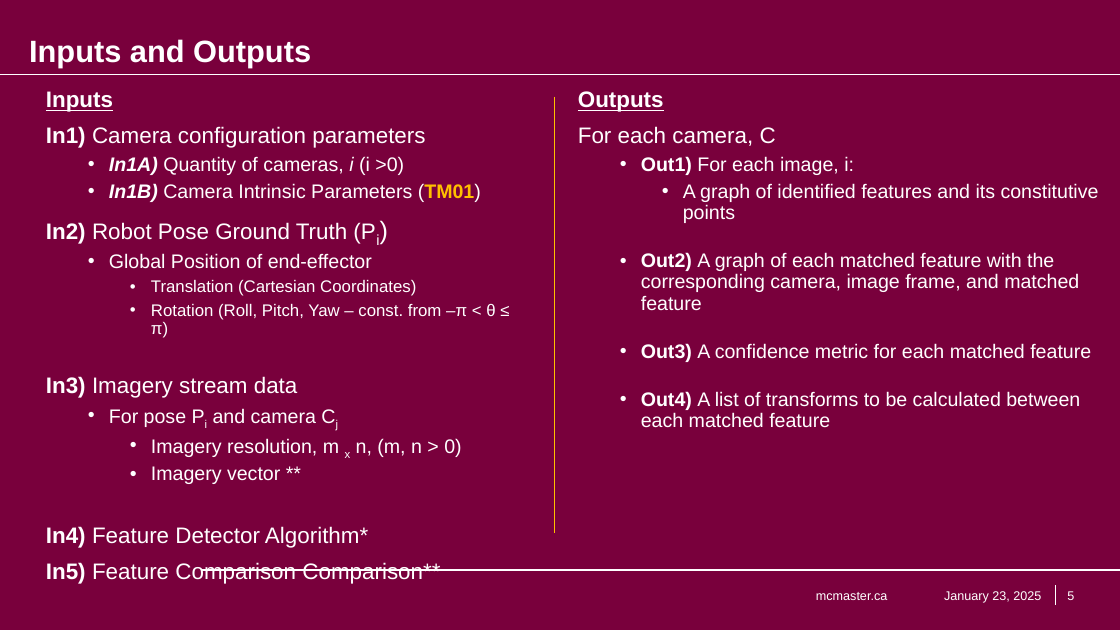
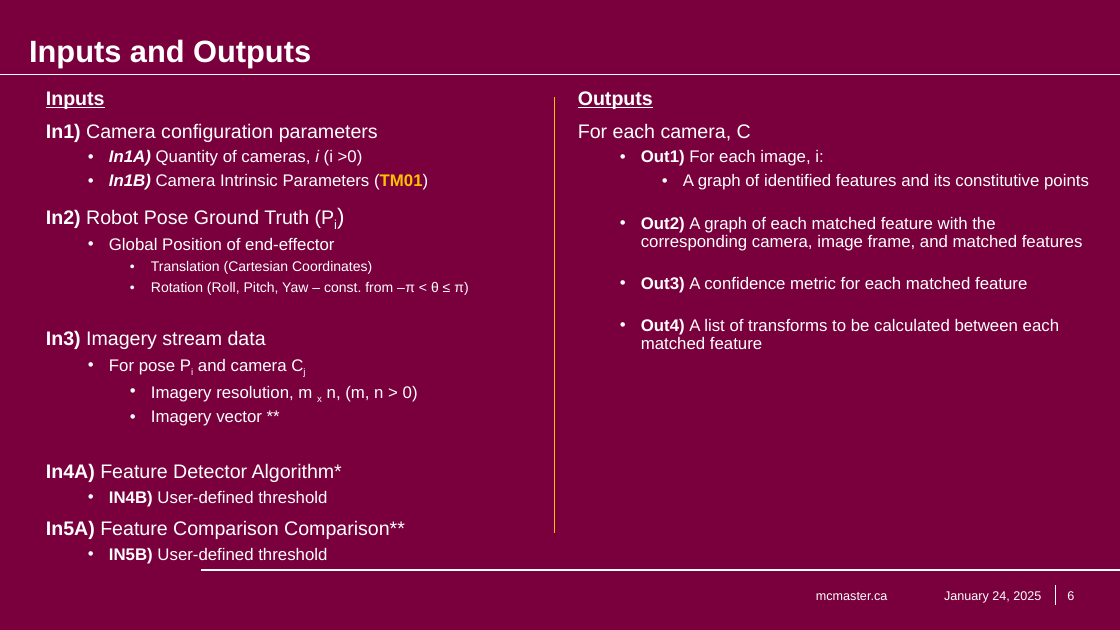
Before and after one commit to KiranSingh15/CAS-741-Image-Correspondences, a slide deck: slide 6 of docs/Presentations/SRS_Presentation/Kiran Singh - SRS Presentation - Image Feature Correspondences.pptx (slide 5 before the commit). Drawn at 1120x630 pixels with LibreOffice and Linux fonts; fonts in the diff are those of the drawing; background and template pictures are left out. Boxes give left, top, right and bottom in pixels: in the first picture for what was removed or moved away, otherwise in the second. Text is boxed around its words. In the diff, an @@ line names an element or a change of style, - is before the commit and + after.

```diff
--- a/docs/Presentations/SRS_Presentation/Kiran Singh - SRS Presentation - Image Feature Correspondences.pptx
+++ b/docs/Presentations/SRS_Presentation/Kiran Singh - SRS Presentation - Image Feature Correspondences.pptx
@@ text at box(46, 91, 468, 426): size 32 to 28 pt in "Inputs", "In1) Camera configuration parameters", "In2) Robot Pose Ground Truth (Pi)", "In3) Imagery stream data"; size 28 to 24 pt in "In1A) Quantity of cameras, i (i >0)", "In1B) Camera Intrinsic Parameters (TM01)", "Global Position of end-effector", "For pose Pi and camera Cj" and 2 more places; size 36 to 32 pt in "(Pi)"; size 24 to 20 pt in "Translation (Cartesian Coordinates)", "Rotation (Roll, Pitch, Yaw – const. from ..." @@
@@ text at box(578, 91, 1089, 349): size 32 to 28 pt in "Outputs", "For each camera, C"; size 28 to 24 pt in "Out1) For each image, i:", "A graph of identified features and its ...", "Out3) A confidence metric for each matched ...", "Out4) A list of transforms to be ..." @@
@@ text at box(641, 216, 1083, 251): text changed; size 28 to 24 pt @@
-  • Out2) A graph of each matched feature with the corresponding camera, image frame, and matched feature
+  • Out2) A graph of each matched feature with the corresponding camera, image frame, and matched features
@@ text at box(46, 463, 405, 564): text changed; size 32 to 28 pt @@
-In4) Feature Detector Algorithm*
-In5) Feature Comparison Comparison**
+In4A) Feature Detector Algorithm*
+  • IN4B) User-defined threshold
+In5A) Feature Comparison Comparison**
+  • IN5B) User-defined threshold
@@ text at box(944, 591, 1041, 603): text changed @@
-January 23, 2025
+January 24, 2025
```
Also in this commit, not shown: 11 other slides changed, 1 slide added.
